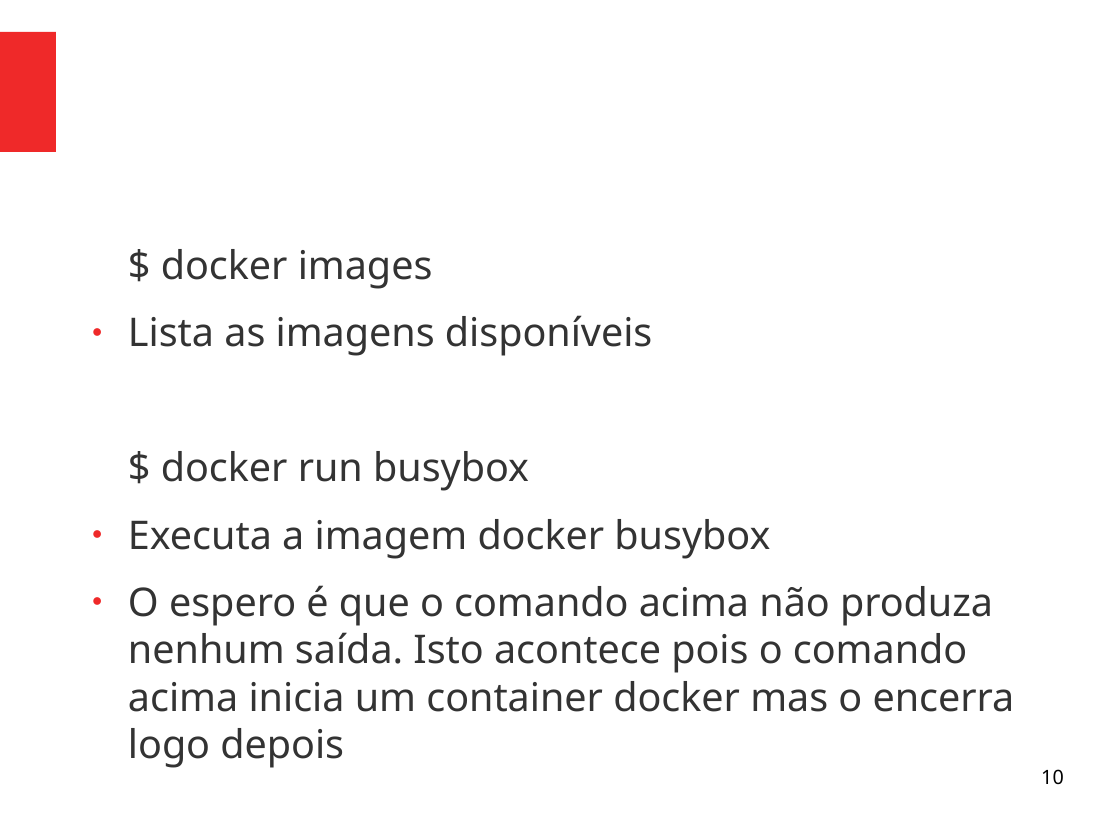
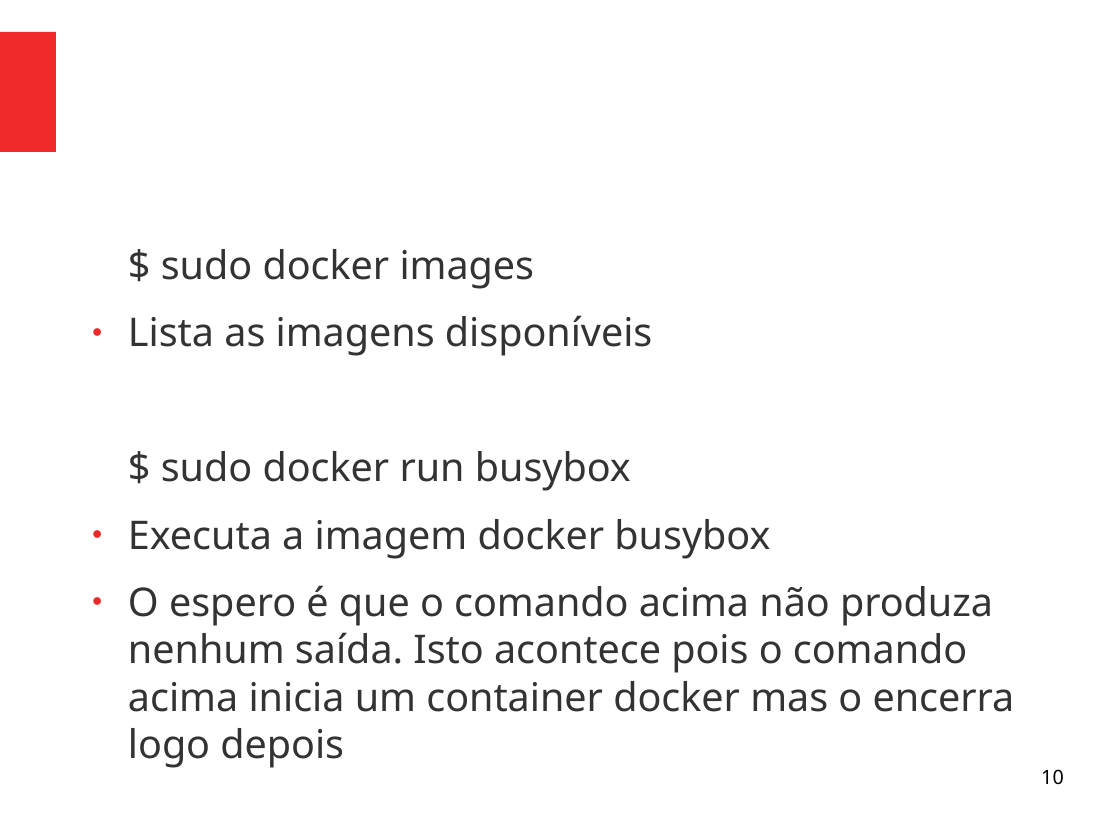
Before and after one commit to viniciusalveshax/aulas, a slide deck: slide 10 of adm-seg-redes/05-docker/05-docker.odp. Drawn at 1120x840 pixels with LibreOffice and Linux fonts; fonts in the diff are those of the drawing. Boxes give left, top, right and bottom in pixels: in the first picture for what was removed or moved away, otherwise in the second. Text is boxed around its words. In the diff, an @@ line names an element or a change of style, - is before the commit and + after.

Commit message:
Modificação menor na aula sobre docker

```diff
--- a/adm-seg-redes/05-docker/05-docker.odp
+++ b/adm-seg-redes/05-docker/05-docker.odp
@@ text at (161, 249, 535, 289): text changed @@
-$ docker images
+$ sudo docker images
@@ text at (161, 451, 631, 491): text changed @@
-$ docker run busybox
+$ sudo docker run busybox
```
Also in this commit, not shown: 6 other slides changed, 1 other file.
